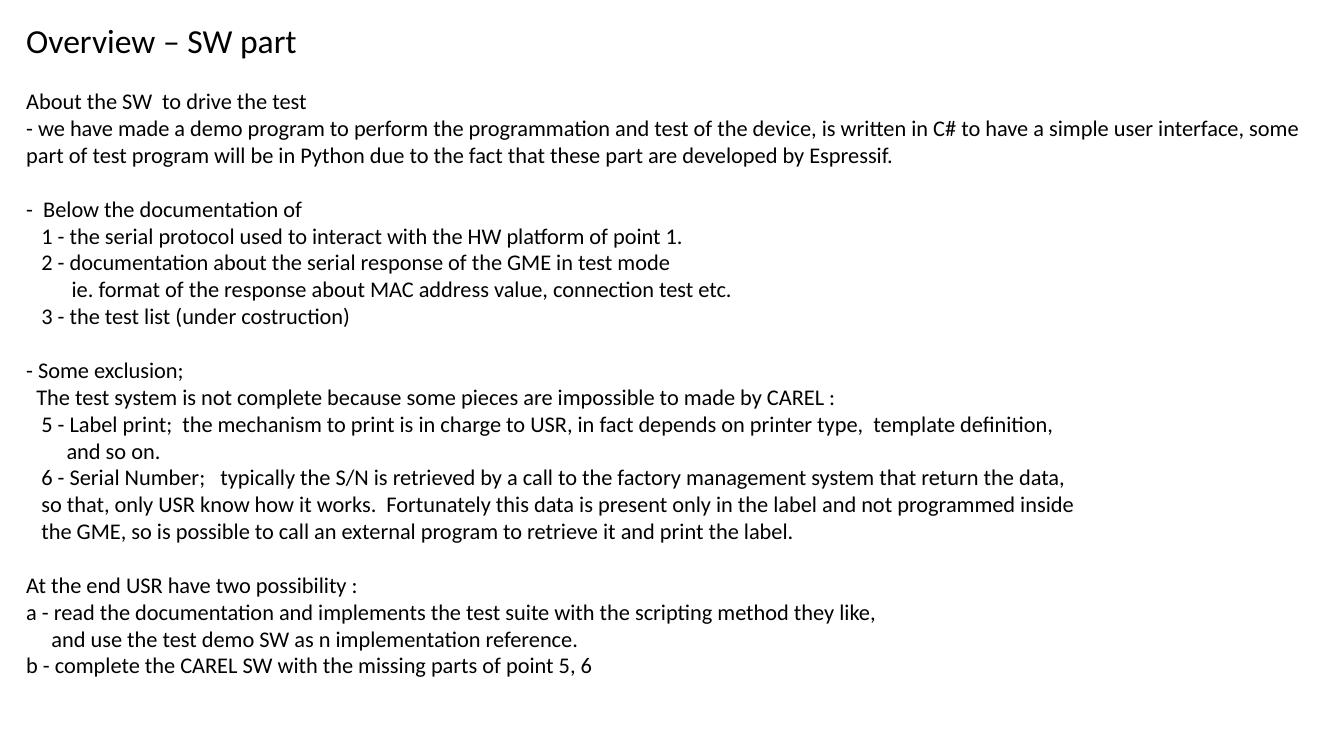
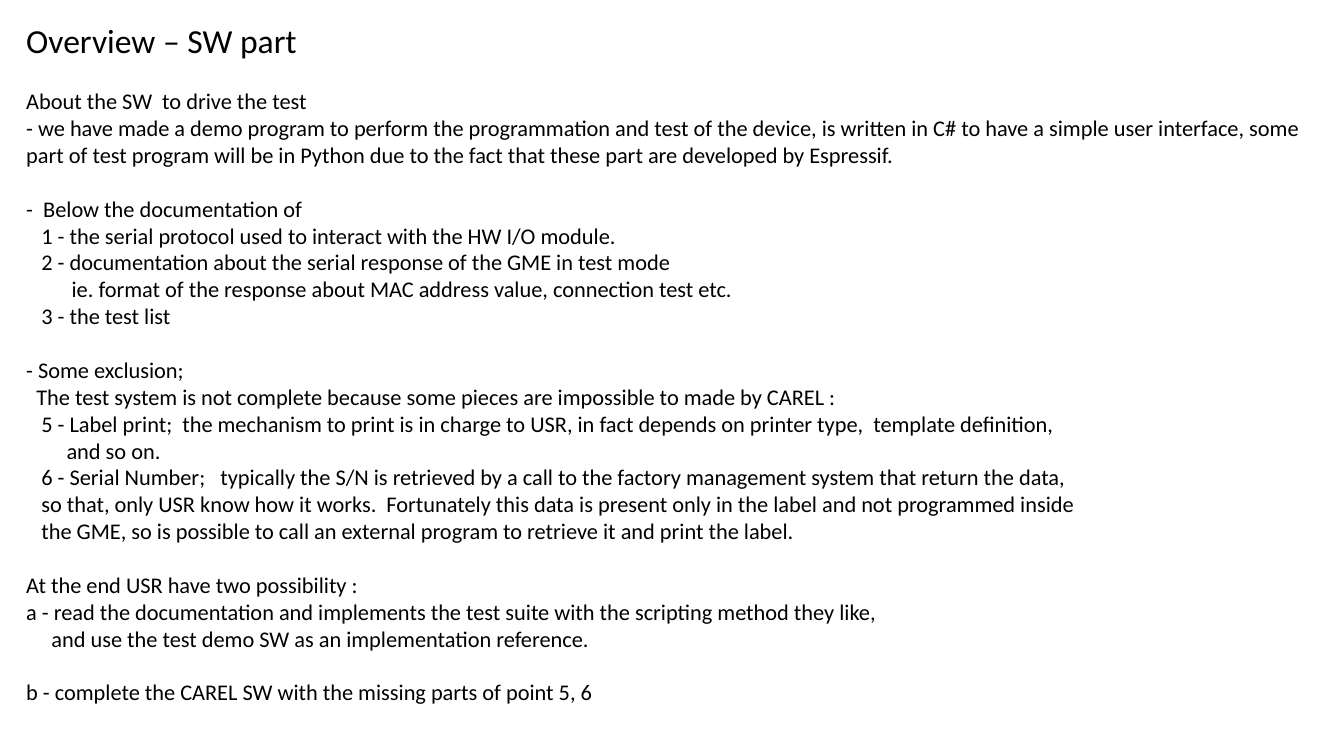
Before and after one commit to accarel/c780_carel_cloud_engine_binary, a slide deck: slide 3 of Utility/USR_Test_HW_Support/Documentation/C780_HW_TEST.pptx. Drawn at 1344x756 pixels with LibreOffice and Linux fonts; fonts in the diff are those of the drawing. Boxes give left, top, right and bottom in pixels: in the first picture for what was removed or moved away, otherwise in the second. Text is boxed around its words. In the diff, an @@ line names an element or a change of style, - is before the commit and + after.

```diff
--- a/Utility/USR_Test_HW_Support/Documentation/C780_HW_TEST.pptx
+++ b/Utility/USR_Test_HW_Support/Documentation/C780_HW_TEST.pptx
@@ text at [41,228,616,248]: text changed @@
-1 - the serial protocol used to interact with the HW platform of point 1.
+1 - the serial protocol used to interact with the HW I/O module.
@@ text at [41,308,170,324]: text changed @@
-3 - the test list (under costruction)
+3 - the test list
@@ text at [51,631,588,651]: text changed @@
-and use the test demo SW as n implementation reference.
+and use the test demo SW as an implementation reference.
```
Also in this commit, not shown: 4 other slides changed, 1 slide added, 1 other file.
